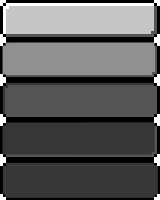
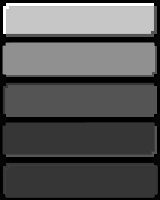
Layered file, before and after one edit (160×200). Changes by layer:
added layer "Layer 1" (98%) over left=0, top=0, right=160, bottom=200
